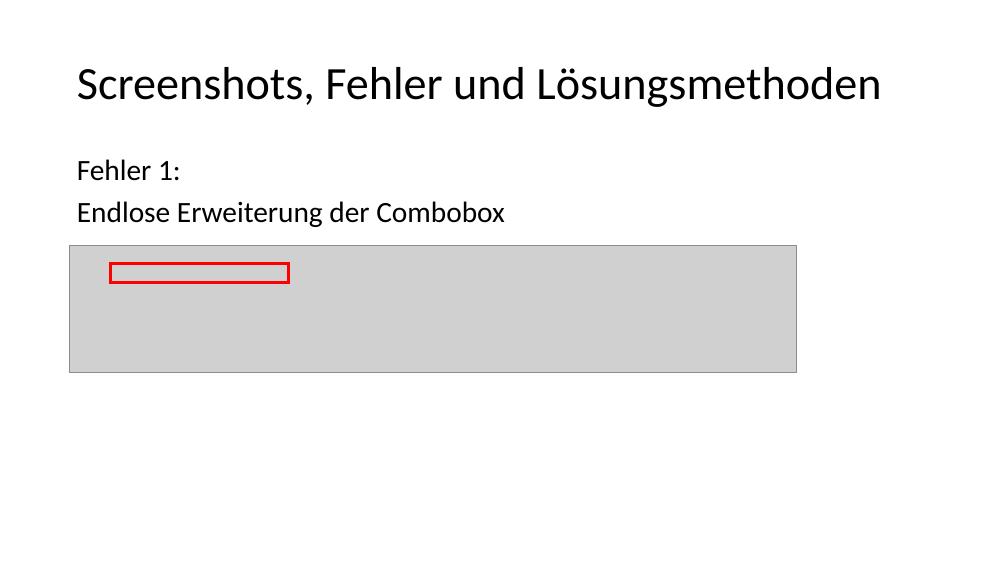
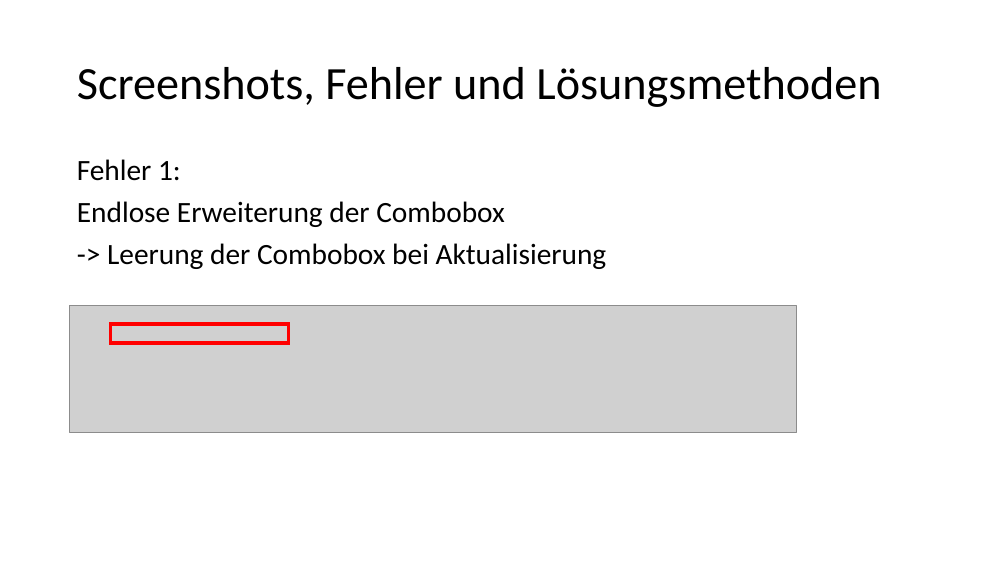
Before and after one commit to SecurityR4t/NotenVerwaltung, a slide deck: slide 4 of Dokumentation.pptm. Drawn at 1008x567 pixels with LibreOffice and Linux fonts; fonts in the diff are those of the drawing; grey boxes stand for pictures. Boxes give left, top, right and bottom in pixels: in the first picture for what was removed or moved away, otherwise in the second. Text is boxed around its words. In the diff, an @@ line names an element or a change of style, - is before the commit and + after.

```diff
--- a/Dokumentation.pptm
+++ b/Dokumentation.pptm
@@ text at [107, 243, 607, 269]: paragraph added @@
+-> Leerung der Combobox bei Aktualisierung
@@ picture: place and size @@
-picture at [70, 246, 797, 373]
+picture at [70, 306, 797, 433]
@@ rectangle: place and size @@
-rectangle at [110, 264, 288, 283]
+rectangle at [110, 324, 288, 343]
```
Also in this commit, not shown: 3 other slides changed, 3 slides added, 1 slide removed.
